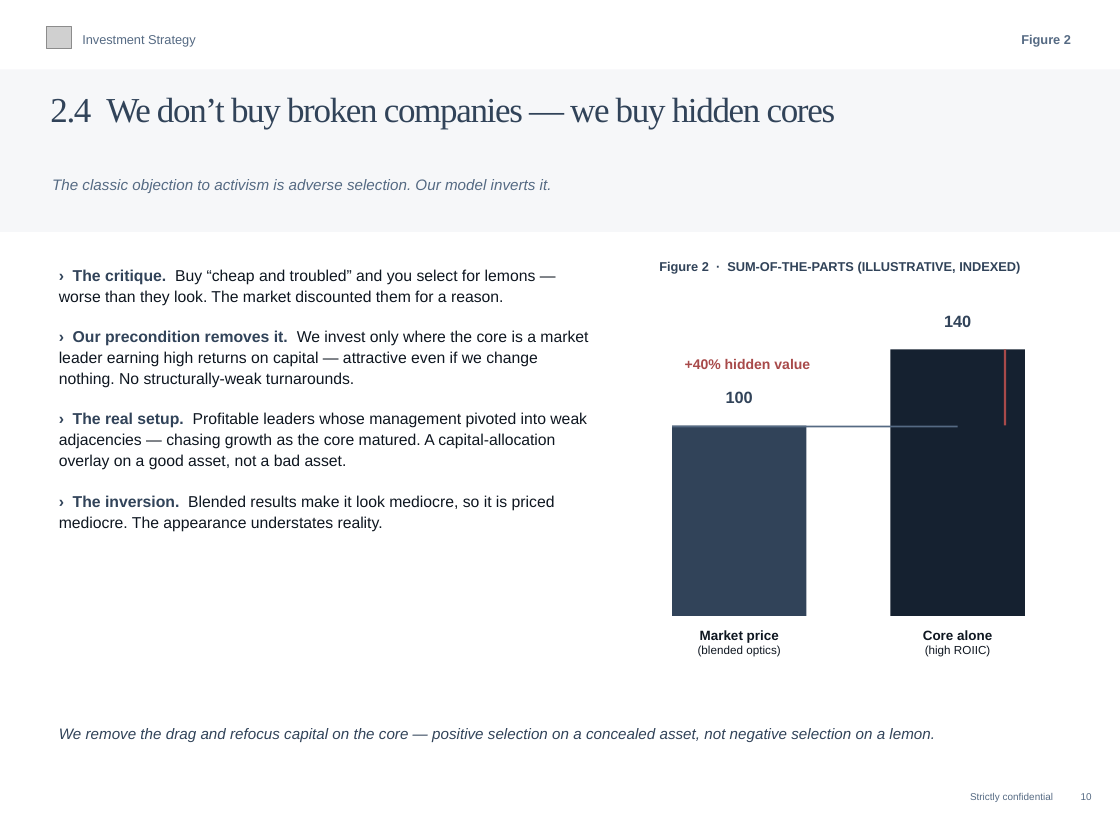
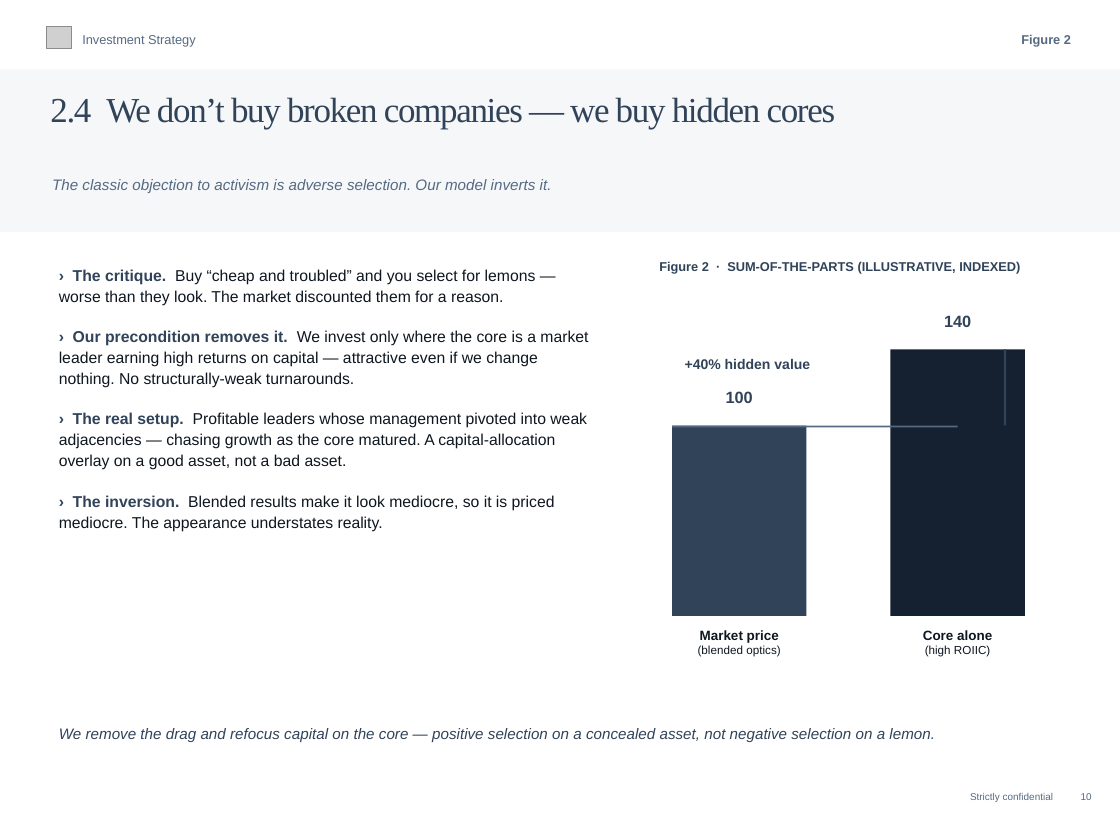
Before and after one commit to charette-lab/Claude, a slide deck: slide 13 of Athanase_Engaged_Ownership_Allocator_Deck.pptx. Drawn at 1120x840 pixels with LibreOffice and Linux fonts; fonts in the diff are those of the drawing; grey boxes stand for pictures. Boxes give left, top, right and bottom in pixels: in the first picture for what was removed or moved away, otherwise in the second. Text is boxed around its words. In the diff, an @@ line names an element or a change of style, - is before the commit and + after.

```diff
--- a/Athanase_Engaged_Ownership_Allocator_Deck.pptx
+++ b/Athanase_Engaged_Ownership_Allocator_Deck.pptx
@@ text "+40% hidden value" at [685, 359, 810, 369]: text colour #A84A4A to #314359 @@
@@ rectangle at [1003, 350, 1006, 426]: fill #A84A4A to #314359 @@
```
Also in this commit, not shown: 5 other slides changed, 1 other file.
